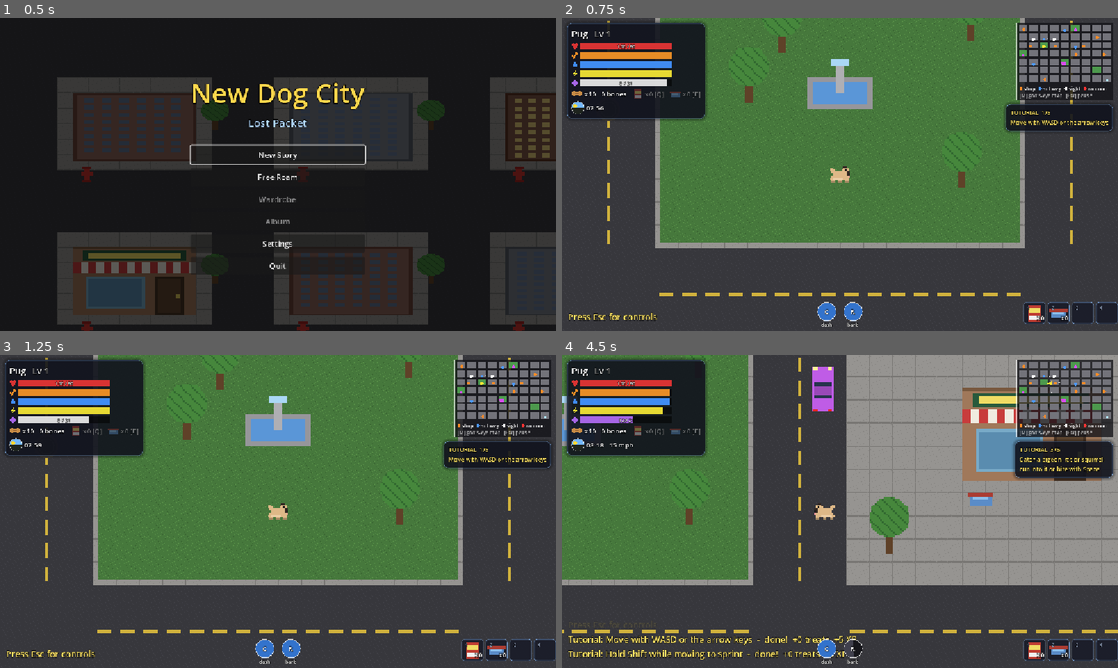
Above: before the commit, frames 1-4 (two rows, left to right).
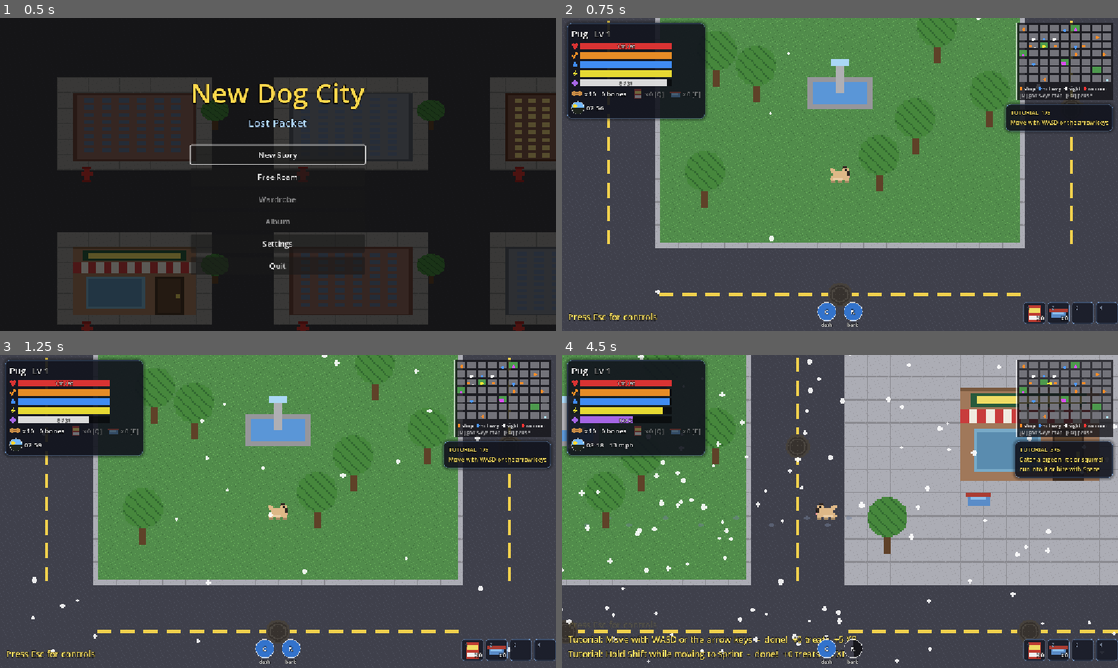
Above: after the commit, the same moments.

Repository: Damon1o/new-dog-city
Game: Godot game, scene res://scenes/Home.tscn
Two runs of this game, one before a commit and one after it. Both use one fixed random seed, a clock stepped at 60 frames per second and the inputs below.
Inputs (mouse positions are in pixels of both pictures, inside the frame that each line leads up to):
- Up to frame 1 (0.5 s): no input
- Up to frame 2 (0.75 s): click "New Story" at 0.5 s
- Up to frame 3 (1.25 s): no input
- Up to frame 4 (4.5 s): tap Enter at 1.25 s; move the mouse to (962, 495) at 1.27 s; hold D (move_right) 1.28-2 s; hold Space (bite) 1.28-2 s; tap R (bark) at 1.35 s; click (962, 495) at 1.42 s; drag from (728, 527) to (812, 574) at 2.02 s; move the mouse to (895, 442) at 2.77 s; hold D (move_right) 2.78-3.5 s; tap C (dash) at 2.85 s; tap F (interact) at 3.05 s; drag from (812, 574) to (673, 464) at 3.52 s; move the mouse to (1006, 558) at 4.27 s; hold A (move_left) from 4.28 s (still down); hold Shift (sprint) from 4.28 s (still down)

Frame 1 is identical in both runs. In frame 2, 4.1% of the frame differs, in the area x 8-92%, y 0-89%; in frame 3, 4.2%; in frame 4, 33%, in the area x 0-100%, y 0-100%.

Commit message:
52 building designs, custom shop/airport fronts, ranged bark
- tools/gen_buildings.py: seeded stdlib generator for 16 apartment
  (walk-ups, brownstones, fire escapes, water towers), 16 office (glass,
  art deco setback, limestone, steel) and 16 storefront variants, plus
  custom pizza, cafe, gas station and JFK airport exteriors.
- city_builder: picks a variant per slot from a mixed hash, so the
  seeded layout and random rolls are unchanged; shops and the airport
  use their custom fronts.
- Bark is now a sound wave (bark_wave.gd) that flies 520 px along
  facing, widens as it goes, deals 0.4x bite and applies the scare.
- Smoke test covers the wave hitting ahead and skipping foes behind.

Co-Authored-By: Claude Opus 5.5 <noreply@anthropic.com>

Diff:
--- /dev/null
+++ b/scripts/bark_wave.gd
@@ -0,0 +1,52 @@
+extends Node2D
+## Ranged bark: a sound wave that travels along the dog's facing, widening as it goes.
+## Each foe it touches takes a light hit, then the spec-05 scare (flee / stun / ignore by level gap).
+
+const SPEED := 650.0
+const RANGE := 520.0
+const R0 := 28.0  # hit radius at the muzzle
+const R1 := 72.0  # hit radius at max range
+
+var dir := Vector2.RIGHT
+var dog_level := 1
+var dmg := 0.0
+var game: Node
+var travelled := 0.0
+var hit := {}  # instance id -> true, so a foe is hit once per bark
+
+func radius() -> float:
+	return lerpf(R0, R1, travelled / RANGE)
+
+func _ready() -> void:
+	rotation = dir.angle()
+	z_index = 6
+	step()  # point-blank foes are hit on the frame of the bark
+
+func _physics_process(delta: float) -> void:
+	var d := minf(SPEED * delta, RANGE - travelled)
+	position += dir * d
+	travelled += d
+	step()
+	queue_redraw()
+	if travelled >= RANGE:
+		queue_free()
+
+func step() -> void:
+	var r := radius()
+	for f in get_tree().get_nodes_in_group("raccoon") + get_tree().get_nodes_in_group("boss"):
+		if hit.has(f.get_instance_id()) or f.position.distance_to(position) > r + (34.0 if f.is_in_group("boss") else 10.0):
+			continue
+		hit[f.get_instance_id()] = true
+		if dmg > 0.0:
+			f.hurt(dmg, position - dir * 40.0)
+		f.scare(dog_level)  # after hurt, so a flee / stun wins over the hurt's chase
+	if game and not hit.has(0) and game.hedgehog.pos.distance_to(position) < r + 20.0:
+		hit[0] = true
+		game.hedgehog.hurt(position, r + 20.0, dmg)
+
+func _draw() -> void:
+	var r := radius()
+	var a := 1.0 - travelled / RANGE
+	for k in 3:  # three nested arcs trailing back: ) ) )
+		draw_arc(Vector2(-k * 14.0, 0), r * (0.55 + k * 0.25), -0.9, 0.9, 14,
+			Color(1, 0.95, 0.75, a * (1.0 - k * 0.28)), 4.0 - k)
--- a/scripts/player.gd
+++ b/scripts/player.gd
@@ -21,8 +21,9 @@
 const DASH_TIME := 0.15
 const DASH_CD := 1.2
 const DASH_COST := 25.0
-# spec 05: bark (R) = 180 px ring, 15 stamina, 6 s; pounce = hold Space 0.6 s, level 30, 160 px leap, 2x bite + 0.8 s stun
-const BARK_RADIUS := 180.0
+# spec 05: bark (R) = ranged sound wave (bark_wave.gd, 520 px), 15 stamina, 6 s; pounce = hold Space 0.6 s, level 30, 160 px leap, 2x bite + 0.8 s stun
+const BarkWave := preload("res://scripts/bark_wave.gd")
+const BARK_DMG := 0.4  # x bite damage per wave hit
 const BARK_CD := 6.0
 const BARK_COST := 15.0
 const POUNCE_LEVEL := 30
@@ -197,16 +198,21 @@
 	dash_t = DASH_TIME
 	return true
 
-## R key. Foes 5+ levels below flee, within 4 levels get stunned, higher ones ignore it.
+## R key: fires a sound wave along `facing`. Foes it hits take a light hit, then
+## 5+ levels below flee, within 4 levels get stunned, higher ones ignore the scare.
 func bark() -> bool:
 	if frozen or bark_cd > 0.0 or stamina < BARK_COST:
 		return false
 	stamina -= BARK_COST
 	bark_cd = BARK_CD * mod("bark_cd")
 	Sound.sfx("bark_scare")
-	for r in foes():
-		if r.position.distance_to(position) < BARK_RADIUS:
-			r.scare(level)
+	var w := BarkWave.new()
+	w.dir = facing
+	w.dog_level = level
+	w.dmg = attack_damage() * BARK_DMG
+	w.game = get_parent()
+	w.position = position + facing * 20.0
+	get_parent().add_child(w)
 	return true
 
 ## Hold Space (level 30). The leap itself lands the hit, see land().
--- a/scripts/world/city_builder.gd
+++ b/scripts/world/city_builder.gd
@@ -6,6 +6,8 @@
 const CITIES := preload("res://scripts/data/cities.gd").CITIES
 const OLD := Vector2i(6, 5)  # the pre-M2-1 map, kept block for block as the top-left corner
 const PERF_EVERY := 300  # frames per frame-time log line
+const VARIANTS := 16  # designs per generic kind, see tools/gen_buildings.py
+const DESIGN := {"building_a": "apartment", "building_b": "office", "building_c": "shop"}
 
 var perf_n := 0
 var perf_sum := 0.0
@@ -160,6 +162,10 @@
 	s.modulate = tint
 	holder().add_child(s)
 	return s
+
+## Generated exterior (tools/gen_buildings.py): "<kind>_<n>" or a custom front like "pizza".
+func design(look: String) -> Texture2D:
+	return load("res://assets/bld/%s.png" % look)
 
 ## foot = fraction of sprite height that is solid footprint (rest is walk-behind).
 func add_building(t: Texture2D, base: Vector2, scl: float, foot: float, tint := Color.WHITE) -> void:
@@ -213,7 +219,7 @@
 		add_tree(o + Vector2(60, 360))
 		add_tree(o + Vector2(452, 360))
 	elif b == CITIES[id].get("airport", Vector2i(-1, -1)):
-		add_building(g.tex.building_b, o + Vector2(256, 260), 2.2, 0.6, Color(0.75, 0.85, 1.0))
+		add_building(design("airport"), o + Vector2(256, 260), 2.2, 0.6)
 		add_door(o + Vector2(256, 282), "airport", b, 0, 1, "JFK Airport")
 	elif b in g.BODEGAS:
 		var base := o + Vector2(256, 240)
@@ -229,8 +235,11 @@
 		for i in 3:
 			if randf() < 0.85:
 				var kind: String = ["building_a", "building_b", "building_c"].pick_random()
-				add_building(g.tex[kind], o + Vector2(96 + i * 160, 236), 1.5, 0.6,
-					Color.from_hsv(randf(), 0.15, randf_range(0.8, 1.0)))
+				randf(); randf()  # old tint rolls, kept so the seeded layout is unchanged
+				# variant hashed from the slot, so it costs no random rolls either; rand_from_seed
+				# mixes the bits (string hash mod 16 is just the char sum, so neighbours repeated)
+				var look: String = special if special != "" else "%s_%d" % [DESIGN[kind], rand_from_seed(hash("%s:%d,%d:%d" % [id, b.x, b.y, i]))[0] % VARIANTS]
+				add_building(design(look), o + Vector2(96 + i * 160, 236), 1.5, 0.6)
 				add_door(o + Vector2(96 + i * 160, 256), special if special != "" else g.Rooms.BY_BUILDING[kind], b, i)
 				special = ""
 		add_can(o + Vector2(randf_range(40, 170), randf_range(285, 360)))
--- a/tests/smoke.gd
+++ b/tests/smoke.gd
@@ -248,21 +248,37 @@
 	player.position = Vector2(700, 64)
 	player.stamina = 100.0
 	player.level = 10
+	player.facing = Vector2.RIGHT  # ranged: the wave flies along facing
 	for i in 3:
-		racs[i].position = player.position + Vector2(60, 0).rotated(i * 2.0)
+		racs[i].position = player.position + Vector2([300, 60, 50][i], 0)
 		racs[i].state = racs[i].State.CHASE
 		racs[i].level = [1, 20, 12][i]
+		racs[i].hp = 500.0  # hidden raccoons have 0 hp until they pop; the wave also hits
 	var boss: Node2D = get_nodes_in_group("boss")[0]
 	var boss_at: Vector2 = boss.position
-	boss.position = player.position + Vector2(0, 100)
+	boss.position = player.position + Vector2(-150, 0)  # behind the dog
 	assert(player.bark(), "bark fires")
-	assert(boss.stun_t > 0.0, "boss within 4 levels is stunned by bark")
+	assert(racs[2].state == racs[2].State.STUN, "raccoon within 4 levels is stunned point-blank")
+	assert(not player.bark(), "bark on cooldown")
+	for k in 40:
+		await physics_frame
+		if racs[0].state == racs[0].State.FLEE:
+			break
+	assert(racs[0].state == racs[0].State.FLEE, "raccoon 9 levels below, 300 px out, flees the wave")
+	assert(racs[1].state == racs[1].State.CHASE, "raccoon 10 levels above ignores the bark")
+	assert(boss.stun_t == 0.0, "boss behind the dog is not hit")
+	boss.position = player.position + Vector2(0, 200)
+	player.bark_cd = 0.0
+	player.facing = Vector2.DOWN
+	assert(player.bark(), "bark fires down")
+	for k in 40:
+		await physics_frame
+		if boss.stun_t > 0.0:
+			break
+	assert(boss.stun_t > 0.0, "boss within 4 levels is stunned by the wave")
 	boss.position = boss_at
 	boss.stun_t = 0.0
-	assert(not player.bark(), "bark on cooldown")
-	assert(racs[0].state == racs[0].State.FLEE, "raccoon 9 levels below flees")
-	assert(racs[1].state == racs[1].State.CHASE, "raccoon 10 levels above ignores the bark")
-	assert(racs[2].state == racs[2].State.STUN, "raccoon within 4 levels is stunned")
+	player.facing = Vector2.RIGHT
 	# pounce (M1-8): 160 px leap, landing hit = 2x bite damage
 	assert(not player.pounce(), "pounce needs level 30")
 	player.level = 30
Binary file added: assets/bld/airport.png
Not shown, added: assets/bld/airport.png.import
Binary file added: assets/bld/apartment_0.png
Not shown, added: assets/bld/apartment_0.png.import
Binary file added: assets/bld/apartment_1.png
Not shown, added: assets/bld/apartment_1.png.import
Binary file added: assets/bld/apartment_10.png
Not shown, added: assets/bld/apartment_10.png.import
Binary file added: assets/bld/apartment_11.png
Not shown, added: assets/bld/apartment_11.png.import
Binary file added: assets/bld/apartment_12.png
Not shown, added: assets/bld/apartment_12.png.import
(and 93 more such lines)
